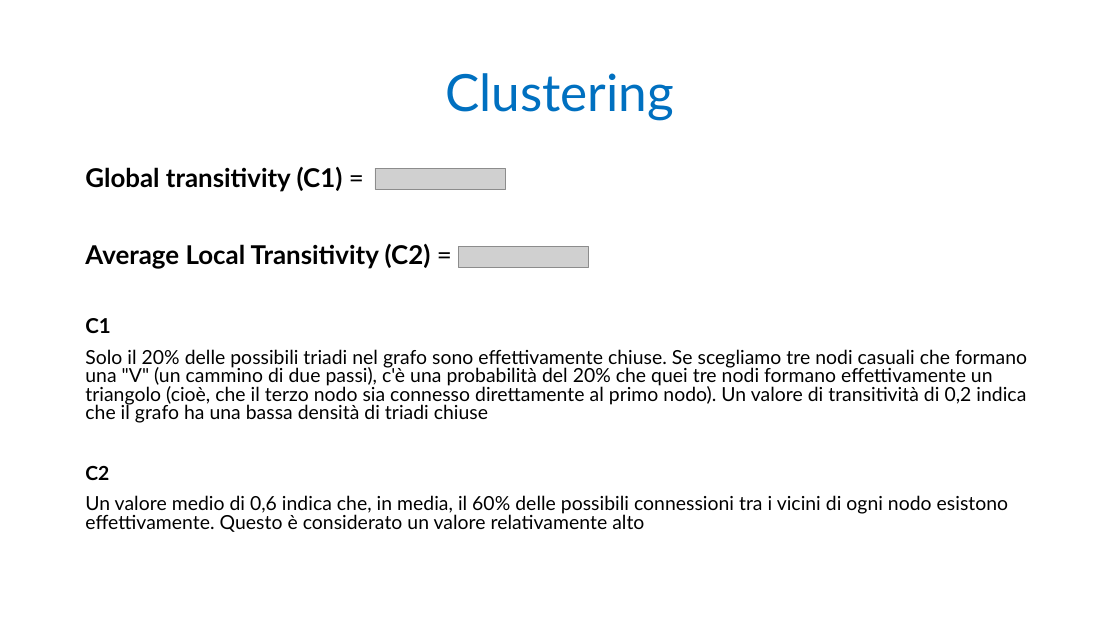
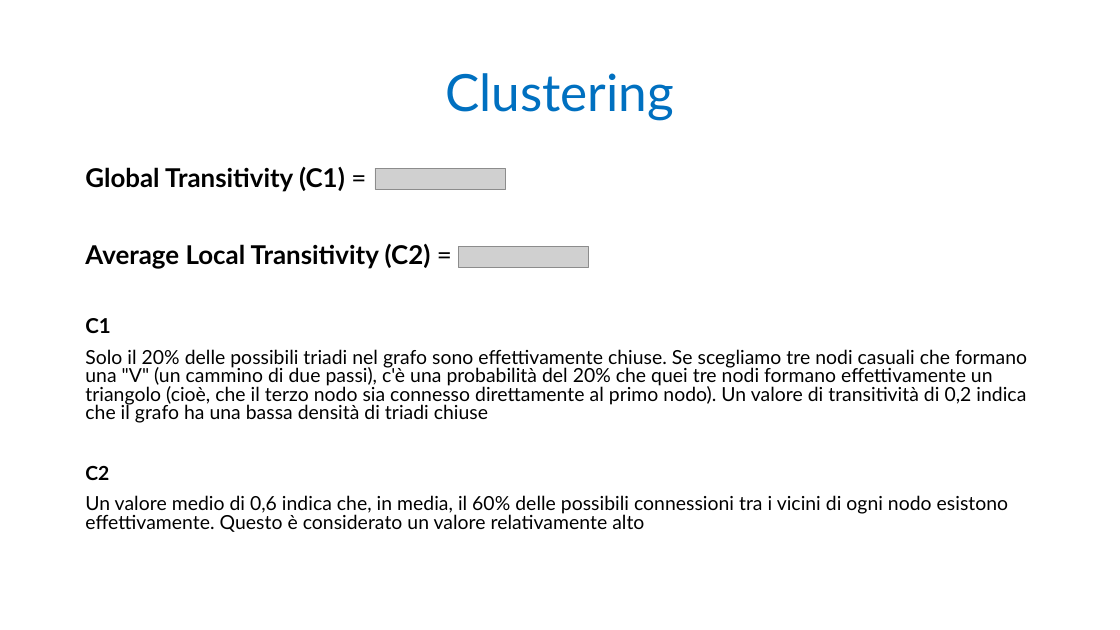
Before and after one commit to AntonioDonnangelo/SNA, a slide deck: slide 8 of Presentation_Group_6.pptx. Drawn at 1120x630 pixels with LibreOffice and Linux fonts; fonts in the diff are those of the drawing; grey boxes stand for pictures. Boxes give left, top, right and bottom in pixels: in the first picture for what was removed or moved away, otherwise in the second. Text is boxed around its words. In the diff, an @@ line names an element or a change of style, - is before the commit and + after.

Commit message:
minor

```diff
--- a/Presentation_Group_6.pptx
+++ b/Presentation_Group_6.pptx
@@ text at [85,167,345,192]: text changed @@
-Global transitivity (C1) =
+Global Transitivity (C1) =
```
Also in this commit, not shown: 1 other slide changed.
